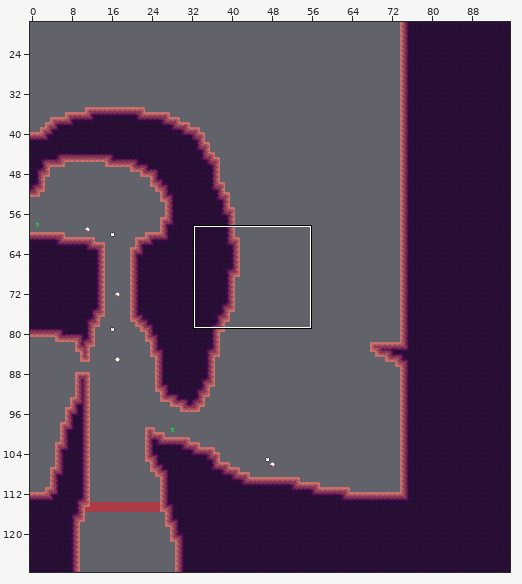
Tiled map: mapping_tools/tilemaps/dirt4.tmx. The first picture is a wide view before the edit; the outline marks the close-up.
Close-up. Before the commit:
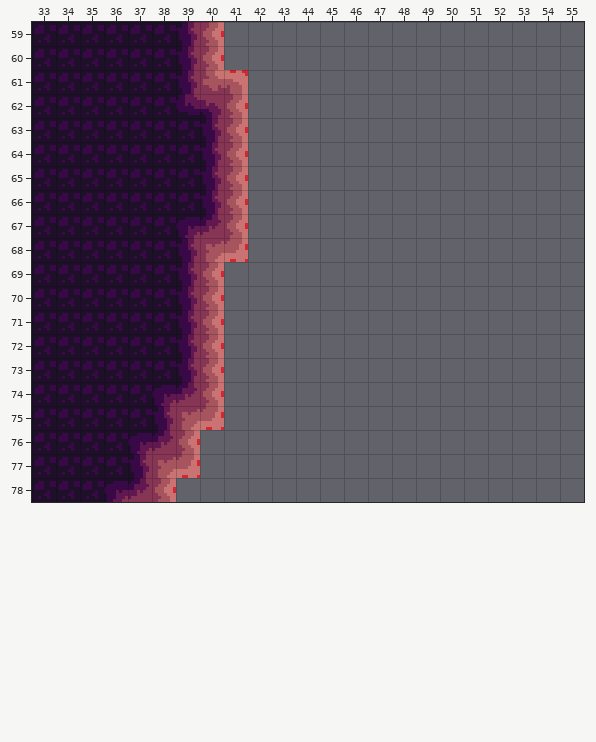
Cells are 8x8 px. Shown: x 33..55, y 59..78. The commit also changed other parts of the map, which this record leaves out.
The same view after the edit:
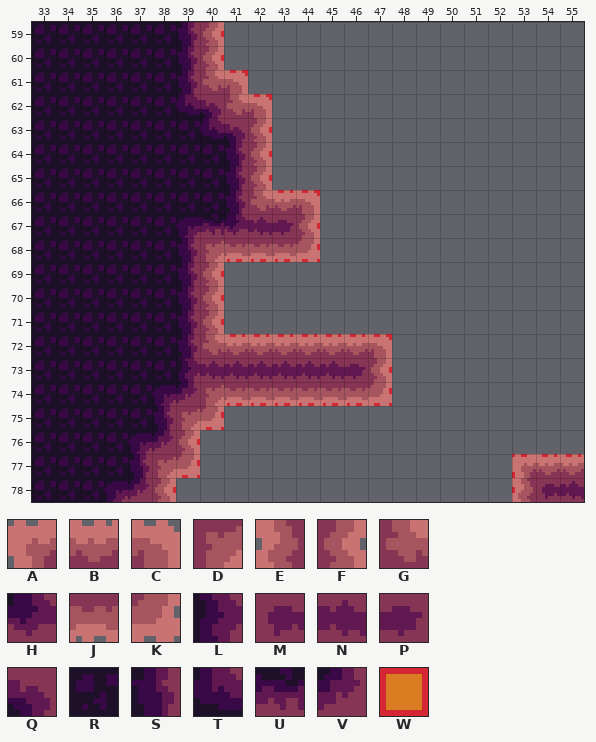
Key: from "dirt": A 0, B 1, C 2, D 3, E 13, F 15, G 16, H 24, J 27, K 28, L 35, M 45, N 47, P 48, Q 51, R 63, S 64, T 73, U 76, V 77; from "tools": W 1 "ground".
_ is an empty cell.
Change:
Layer "draft":
y 62..65: x 42 _ -> W
y 66: x 43..44 __ -> WW
y 67: x 44 _ -> W
y 68: x 42..44 ___ -> WWW
y 72: x 41..47 _______ -> WWWWWWW
y 73: x 47 _ -> W
y 74: x 41..47 _______ -> WWWWWWW
y 77: x 53..55 ___ -> WWW
y 78: x 53 _ -> W
Layer "map":
y 62: x 41..42 F_ -> GC
y 63: x 40..42 SF_ -> TQF
y 64..65: x 40..42 SF_ -> RSF
y 66: x 40..44 SF___ -> RSGBC
y 67: x 40..44 VF___ -> UHNPF
y 68: x 41..44 K___ -> JJJK
y 72: x 40..47 F_______ -> GBBBBBBC
y 73: x 39..47 SF_______ -> LNNNNNNPF
y 74: x 40..47 F_______ -> DJJJJJJK
y 77: x 53..55 ___ -> ABB
y 78: x 53..55 ___ -> EMN
